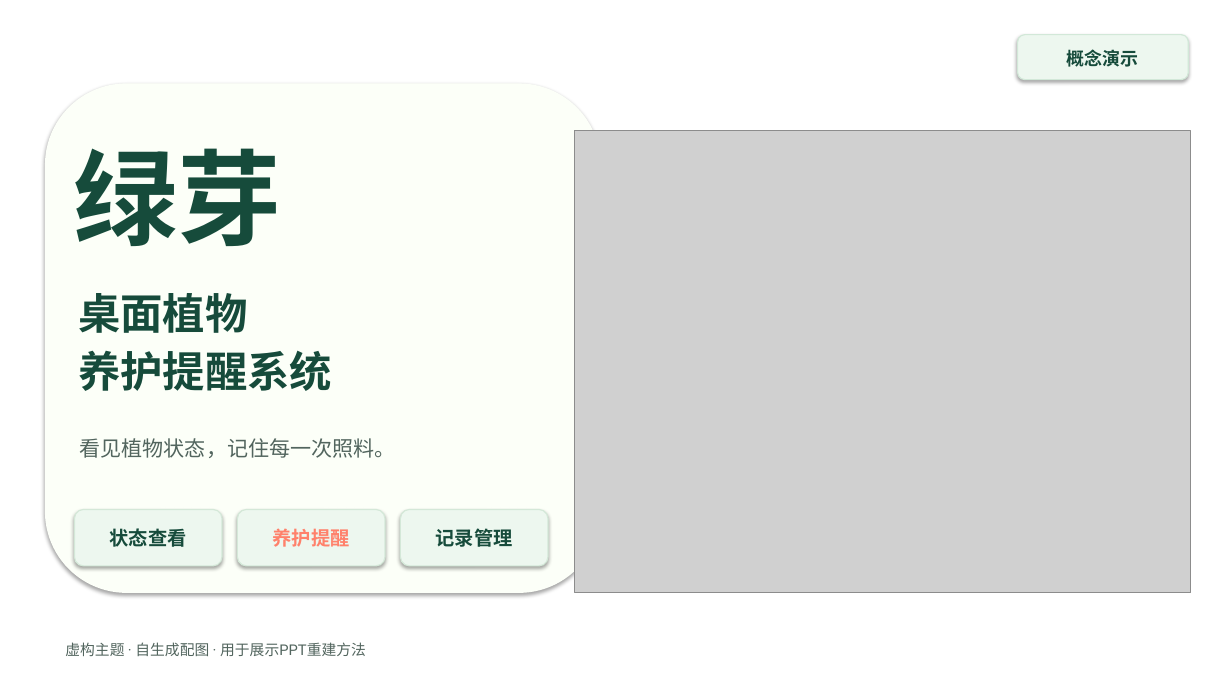
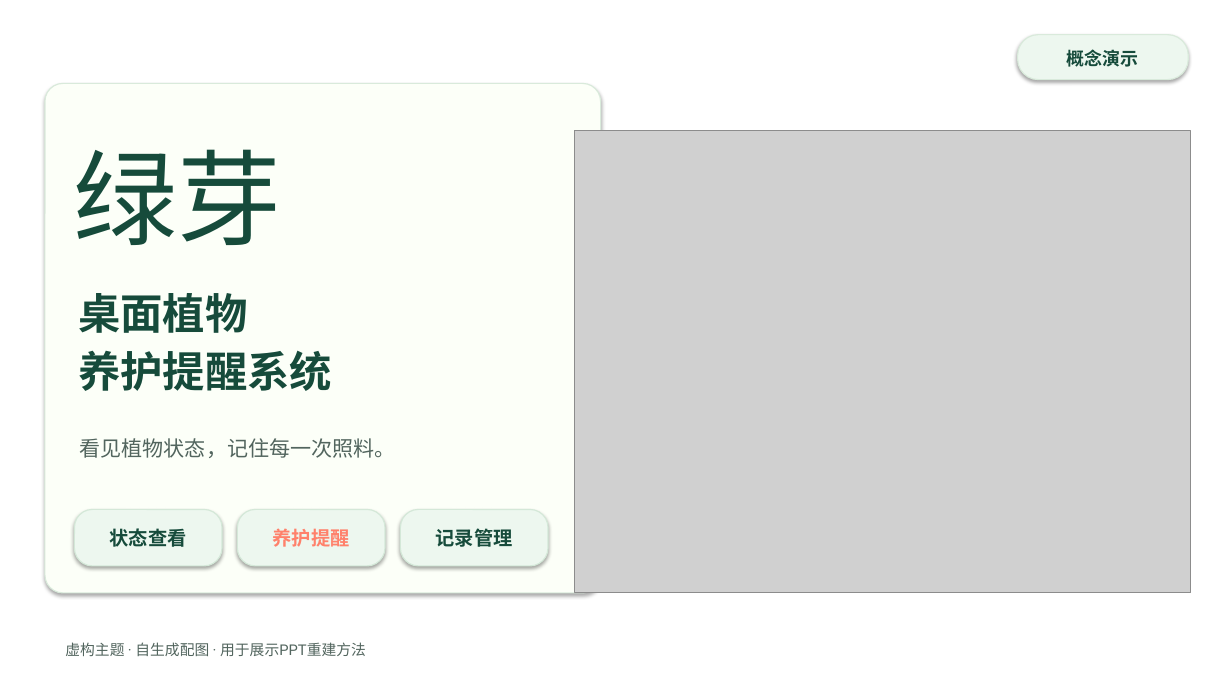
Before and after one commit to Meyt1n/web-to-editable-slides, a slide deck: slide 1 of examples/green-sprout/demo/green-sprout.pptx. Drawn at 1232x693 pixels with LibreOffice and Linux fonts; fonts in the diff are those of the drawing; grey boxes stand for pictures; background and template pictures are left out. Boxes give left, top, right and bottom in pixels: in the first picture for what was removed or moved away, otherwise in the second. Text is boxed around its words. In the diff, an @@ line names an element or a change of style, - is before the commit and + after.

```diff
--- a/examples/green-sprout/demo/green-sprout.pptx
+++ b/examples/green-sprout/demo/green-sprout.pptx
@@ rounded rectangle at (x1=1018, y1=35, x2=1189, y2=80): outline #D2E8D8 0.9 pt to #D9EADB 0.9 pt; proportions changed @@
@@ rounded rectangle at (x1=45, y1=83, x2=601, y2=592): outline none to #D9EADB 0.9 pt; proportions changed @@
@@ text "绿芽" at (x1=73, y1=149, x2=281, y2=245): font Roboto to Calibri, bold off @@
@@ proportions changed in 3 elements at (x1=75, y1=509, x2=223, y2=566), (x1=238, y1=509, x2=385, y2=566), (x1=400, y1=509, x2=548, y2=566) @@
```
Also in this commit, not shown: 2 other slides changed, 53 other files.
